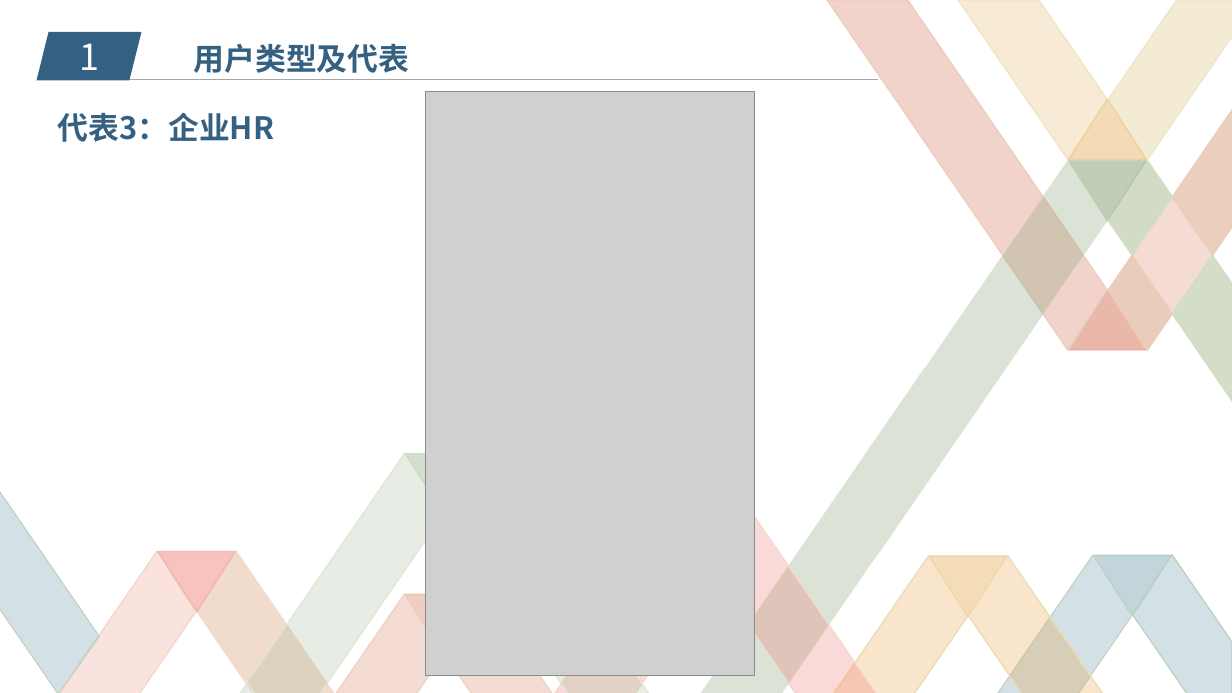
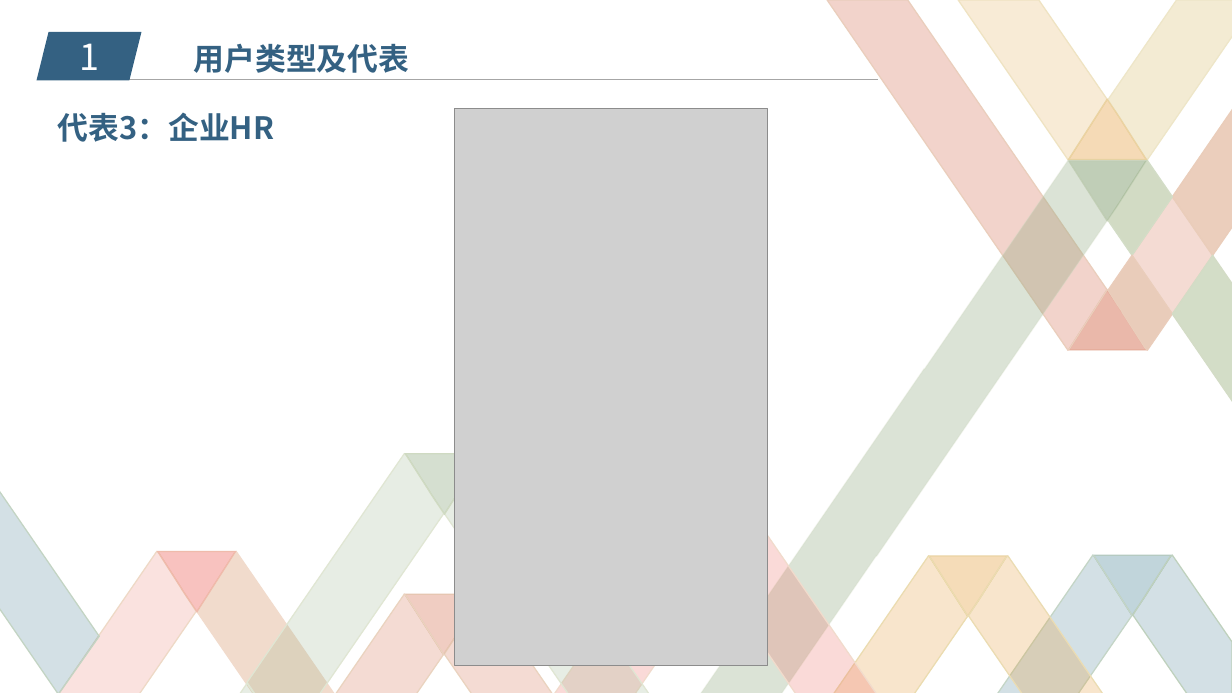
Before and after one commit to zucccxy/project, a slide deck: slide 6 of SRS展示ppt.pptx. Drawn at 1232x693 pixels with LibreOffice and Linux fonts; fonts in the diff are those of the drawing; grey boxes stand for pictures; background and template pictures are left out. Boxes give left, top, right and bottom in pixels: in the first picture for what was removed or moved away, otherwise in the second. Text is boxed around its words. In the diff, an @@ line names an element or a change of style, - is before the commit and + after.

```diff
--- a/SRS展示ppt.pptx
+++ b/SRS展示ppt.pptx
@@ picture: place and size @@
-picture at (426, 91, 754, 676)
+picture at (455, 108, 768, 665)
@@ freeform shape removed at (677, 518, 754, 578) @@
```
Also in this commit, not shown: 3 other slides changed.
